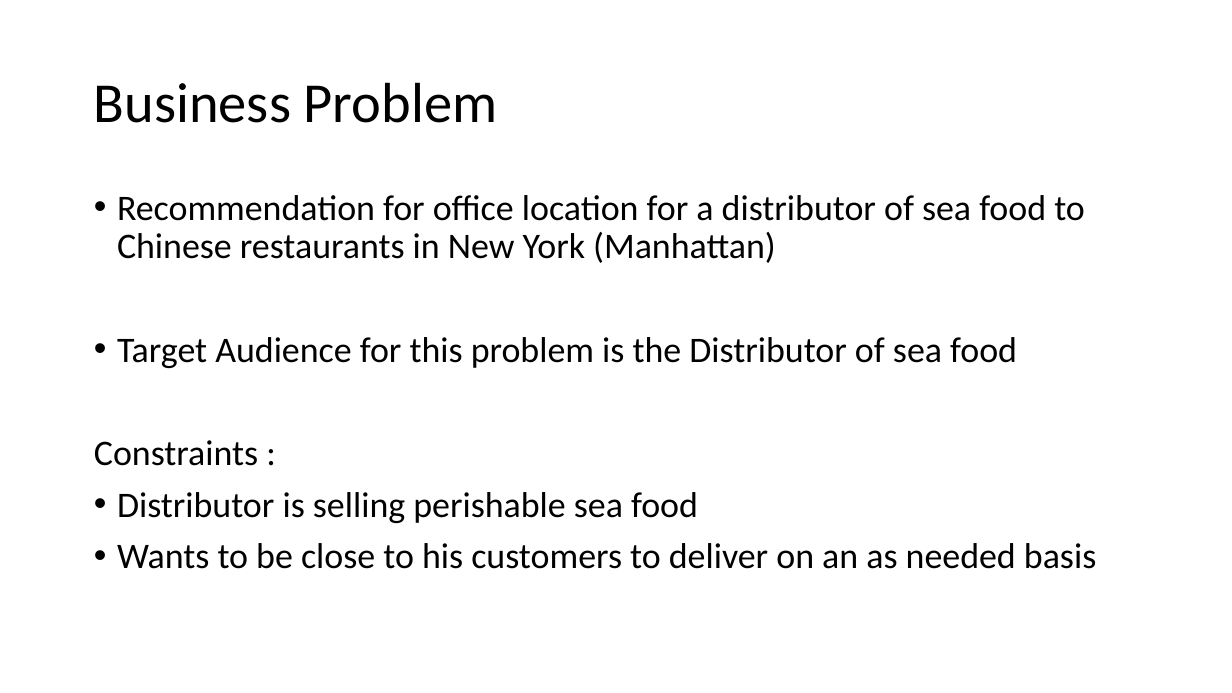
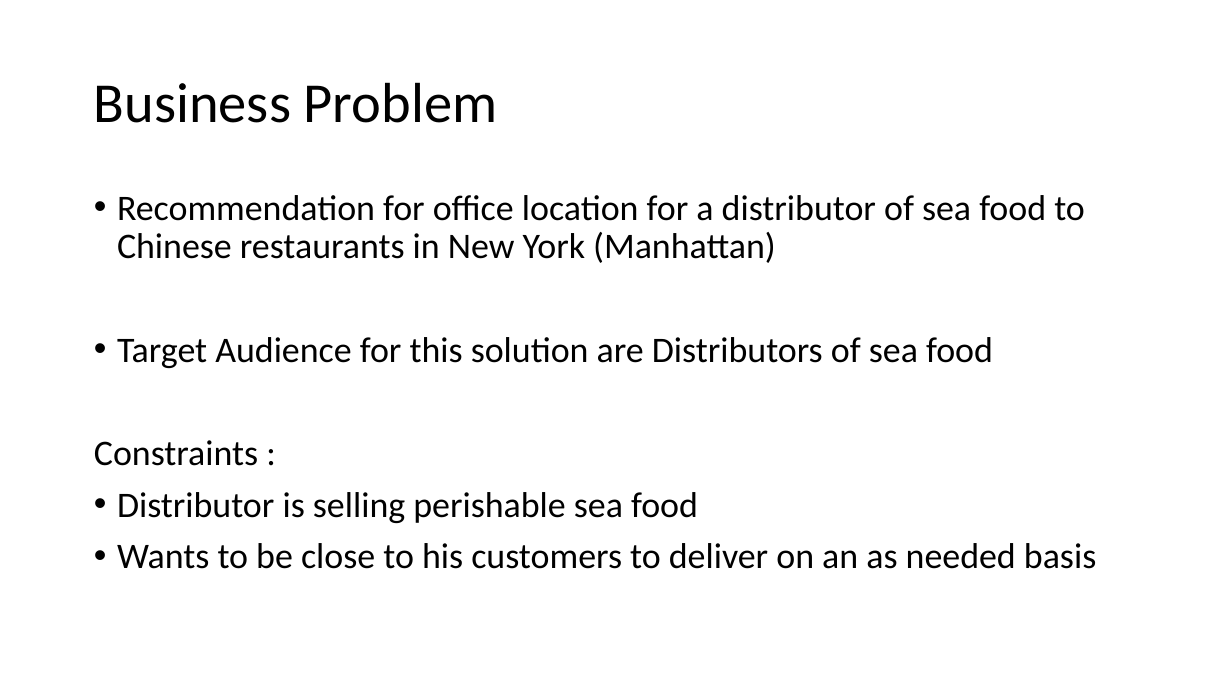
Before and after one commit to msac22/Coursera_Capstone, a slide deck: slide 2 of CapstonePresentation.pptx. Drawn at 1232x693 pixels with LibreOffice and Linux fonts; fonts in the diff are those of the drawing. Boxes give left, top, right and bottom in pixels: in the first picture for what was removed or moved away, otherwise in the second. Text is boxed around its words. In the diff, an @@ line names an element or a change of style, - is before the commit and + after.

Commit message:
Updated slide

```diff
--- a/CapstonePresentation.pptx
+++ b/CapstonePresentation.pptx
@@ text at [117,337,993,368]: text changed @@
-• Target Audience for this problem is the Distributor of sea food
+• Target Audience for this solution are Distributors of sea food
```
Also in this commit, not shown: 2 other slides changed, 1 slide added.
